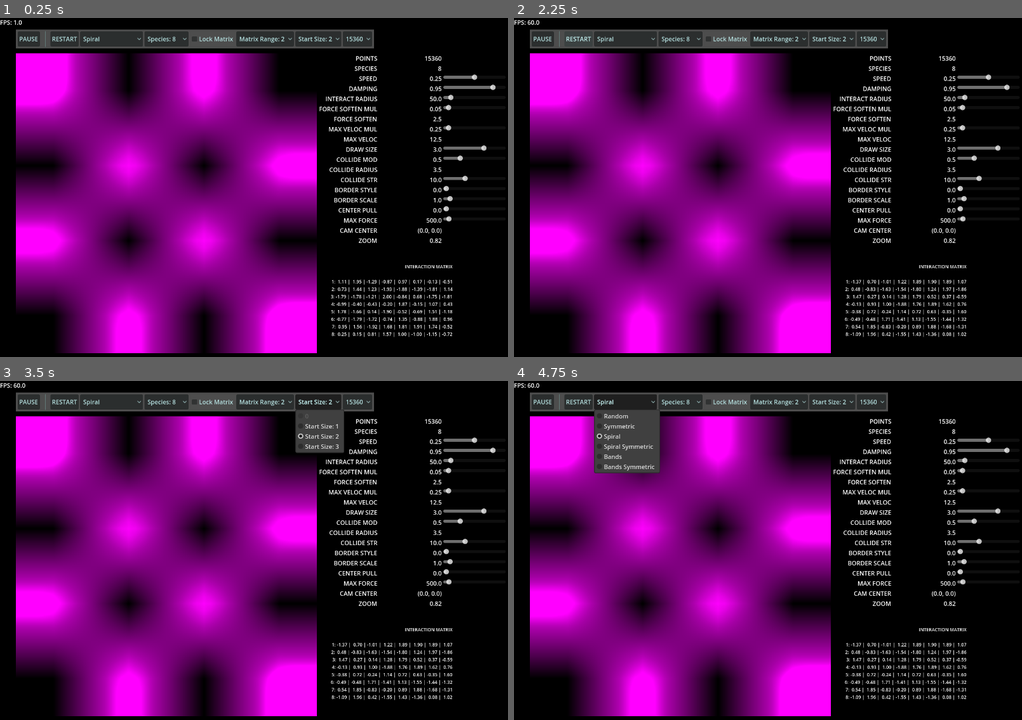
Above: before the commit, frames 1-4 (two rows, left to right).
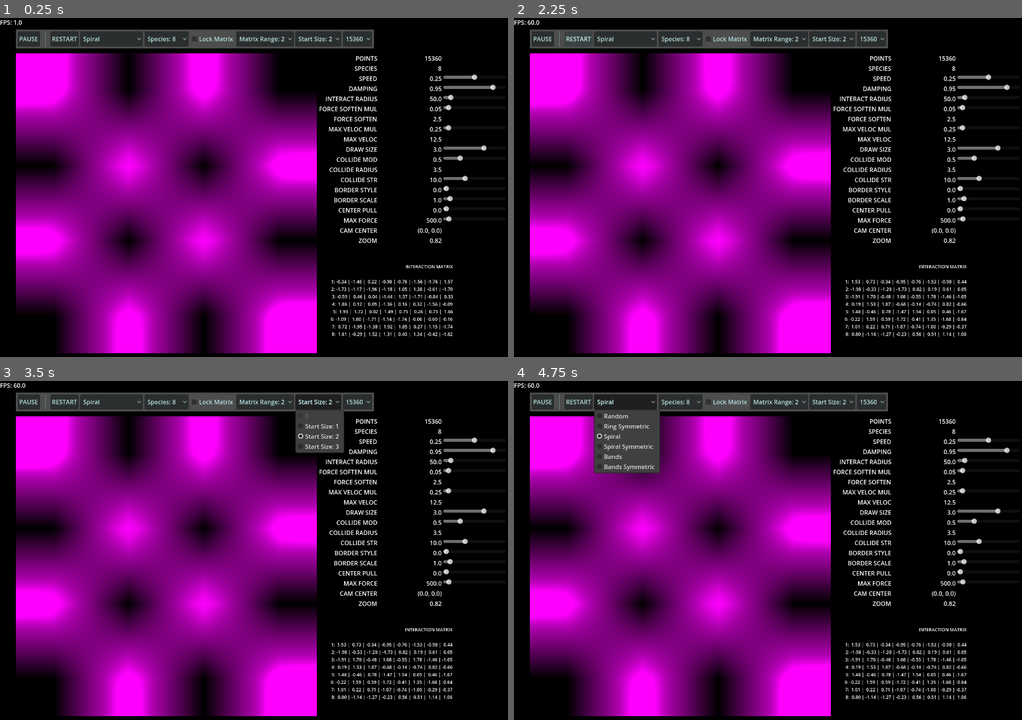
Above: after the commit, the same moments.

Repository: ThePathfindersCodex/Godot-Particle-Life-Compute-Shader
Game: Godot game, scene res://main.tscn
The game is run twice, just before and just after one commit, with the same random seed, the same clock (stepped at 60 frames per second) and the same inputs.
Inputs:
- Up to frame 1 (0.25 s): no input
- Up to frame 2 (2.25 s): click "RESTART" at 0.5 s; click "RESTART" at 1.25 s; click "RESTART" at 2 s
- Up to frame 3 (3.5 s): click "Start Size: 2" at 2.75 s
- Up to frame 4 (4.75 s): click "Start Size: 2" at 3.5 s; click "Spiral" at 4.25 s

The runs differ from the first frame. In frame 1, 1.1% of the frame differs, in the area x 65-90%, y 72-95%; in frame 2, 1.0%; in frame 3, 1.0%; in frame 4, 1.0%.
Error before the commit: Cannot call method 'storage_buffer_create' on a null value. (res://compute_particle_life.gd:211)
Error after the commit: Cannot call method 'storage_buffer_create' on a null value. (res://compute_particle_life.gd:121)

Commit message:
added startup manager

Diff:
--- a/compute_particle_life.gd
+++ b/compute_particle_life.gd
@@ -92,111 +92,21 @@
 	# Create playfield
 	var start_data : Dictionary = {}
 	match starting_method:
-		0: start_data = build_particles(pos_random, false)
-		1: start_data = build_particles(pos_ring, true)
+		0: start_data = StartupManager.build_particles(self, StartupManager.pos_random, false)
+		1: start_data = StartupManager.build_particles(self, StartupManager.pos_ring, true)
 		2:
-			setup_spiral_params()
-			start_data = build_particles(pos_spiral, false)
+			StartupManager.setup_spiral_params(self)
+			start_data = StartupManager.build_particles(self, StartupManager.pos_spiral, false)
 		3:
-			setup_spiral_params()
-			start_data = build_particles(pos_spiral, true)
-		4: start_data = build_particles(pos_columns, false)
-		5: start_data = build_particles(pos_columns, true)
-		_: start_data = build_particles(pos_random, false)
+			StartupManager.setup_spiral_params(self)
+			start_data = StartupManager.build_particles(self, StartupManager.pos_spiral, true)
+		4: start_data = StartupManager.build_particles(self, StartupManager.pos_columns, false)
+		5: start_data = StartupManager.build_particles(self, StartupManager.pos_columns, true)
+		_: start_data = StartupManager.build_particles(self, StartupManager.pos_random, false)
 	rebuild_buffers(start_data)
 
 	# Unlock Checkbox
 	%CheckBoxLockMatrix.disabled = false
-
-func build_particles(pos_func: Callable, use_symmetric_matrix: bool) -> Dictionary:
-	var pos := PackedVector2Array()
-	var vel := PackedVector2Array()
-	var species := PackedInt32Array()
-
-	for i in range(point_count):
-		var s = i % species_count
-		pos.append(pos_func.call(i, s))
-		vel.append(Vector2.ZERO)
-		species.append(s)
-
-	if (%CheckBoxLockMatrix.disabled || !%CheckBoxLockMatrix.button_pressed):
-		if use_symmetric_matrix:
-			interaction_matrix = generate_matrix_symmetric(species_count, rand_start_interaction_range)
-		else:
-			interaction_matrix = generate_matrix_random(species_count, rand_start_interaction_range)
-
-	return {
-		"pos": pos,
-		"vel": vel,
-		"species": species,
-		"interaction_matrix": interaction_matrix
-	}
-
-
-func generate_matrix_random(count: int, force_range: float) -> PackedFloat32Array:
-	var matrix := PackedFloat32Array()
-	for i in range(count * count):
-		matrix.append(randf_range(-force_range, force_range))
-	return matrix
-
-func generate_matrix_symmetric(count: int, force_range: float) -> PackedFloat32Array:
-	var tmp = []
-	for i in range(count):
-		tmp.append([])
-		for j in range(count):
-			if j < i:
-				tmp[i].append(tmp[j][i])
-			else:
-				tmp[i].append(randf_range(-force_range, force_range))
-	var matrix := PackedFloat32Array()
-	for i in range(count):
-		for j in range(count):
-			matrix.append(tmp[i][j])
-	return matrix
-
-func pos_random(_i:int, _s:int) -> Vector2:
-	var radius = (image_size * rand_start_radius_mul) * 0.5
-	return Vector2(randf_range(-radius, radius), randf_range(-radius, radius))
-
-func pos_ring(i:int, _s:int) -> Vector2:
-	var center = Vector2.ZERO
-	var radius = min(image_size, image_size) * rand_start_radius_mul * 0.5
-	var angle = (TAU / point_count) * i
-	return center + Vector2(cos(angle), sin(angle)) * radius
-
-func pos_spiral(i:int, _s:int) -> Vector2:
-	var arm_index = i % spiral_arms
-	var arm_angle = (TAU / spiral_arms) * arm_index
-	var t = float(i) / point_count
-	var radius = t * spiral_max_radius
-	var angle = spiral_turns * (radius / spiral_max_radius) * TAU + arm_angle + spiral_base_angle
-	angle += randf_range(-spiral_arm_spread, spiral_arm_spread)
-	radius += randf_range(-spiral_arm_spread * spiral_max_radius, spiral_arm_spread * spiral_max_radius)
-	return spiral_center + Vector2(cos(angle), sin(angle)) * radius
-
-# Spiral parameters if needed
-var spiral_center = Vector2.ZERO
-var spiral_max_radius = 0.0
-var spiral_arms = 4
-var spiral_turns = 3.0
-var spiral_arm_spread = 0.015
-var spiral_base_angle = 0.0
-func setup_spiral_params():
-	spiral_center = Vector2.ZERO
-	spiral_max_radius = min(image_size, image_size) * rand_start_radius_mul * 0.5
-	spiral_arms = 4
-	spiral_turns = 3.0
-	spiral_arm_spread = 0.015
-	spiral_base_angle = randf() * TAU  # only once per restart
-
-func pos_columns(_i:int, s:int) -> Vector2:
-	var band_width = image_size / float(species_count) * rand_start_radius_mul
-	var half_width = (band_width * species_count) * 0.5
-	var x_min = s * band_width
-	var x_max = (s + 1) * band_width
-	var x = randf_range(x_min, x_max) - half_width
-	var y = randf_range(0.0, image_size) - image_size * 0.5
-	return Vector2(x, y)
 
 func rebuild_buffers(data: Dictionary):
 	buffers.clear()
--- a/main.tscn
+++ b/main.tscn
@@ -75,7 +75,7 @@
 item_count = 6
 popup/item_0/text = "Random"
 popup/item_0/id = 0
-popup/item_1/text = "Symmetric"
+popup/item_1/text = "Ring Symmetric"
 popup/item_1/id = 1
 popup/item_2/text = "Spiral"
 popup/item_2/id = 2
--- a/project.godot
+++ b/project.godot
@@ -15,6 +15,10 @@
 config/features=PackedStringArray("4.4", "Forward Plus")
 config/icon="res://icon.svg"
 
+[autoload]
+
+StartupManager="*res://startup_manager.gd"
+
 [display]
 
 window/size/viewport_width=1350
--- /dev/null
+++ b/startup_manager.gd
@@ -0,0 +1,94 @@
+extends Node
+class_name ParticleBuilder
+
+# MAIN BUILD FUNCTION
+func build_particles(owner_node, pos_func: Callable, use_symmetric_matrix: bool) -> Dictionary:
+	var pos := PackedVector2Array()
+	var vel := PackedVector2Array()
+	var species := PackedInt32Array()
+
+	for i in range(owner_node.point_count):
+		var s = i % owner_node.species_count
+		pos.append(pos_func.call(owner_node, i, s))
+		vel.append(Vector2.ZERO)
+		species.append(s)
+
+	if (owner_node.get_node("%CheckBoxLockMatrix").disabled || !owner_node.get_node("%CheckBoxLockMatrix").button_pressed):
+		if use_symmetric_matrix:
+			owner_node.interaction_matrix = generate_matrix_symmetric(owner_node.species_count, owner_node.rand_start_interaction_range)
+		else:
+			owner_node.interaction_matrix = generate_matrix_random(owner_node.species_count, owner_node.rand_start_interaction_range)
+
+	return {
+		"pos": pos,
+		"vel": vel,
+		"species": species,
+		"interaction_matrix": owner_node.interaction_matrix
+	}
+
+# RANDOM OR SYMMETRICAL INTERACTION FORCES
+func generate_matrix_random(count: int, force_range: float) -> PackedFloat32Array:
+	var matrix := PackedFloat32Array()
+	for i in range(count * count):
+		matrix.append(randf_range(-force_range, force_range))
+	return matrix
+
+func generate_matrix_symmetric(count: int, force_range: float) -> PackedFloat32Array:
+	var tmp = []
+	for i in range(count):
+		tmp.append([])
+		for j in range(count):
+			if j < i:
+				tmp[i].append(tmp[j][i])
+			else:
+				tmp[i].append(randf_range(-force_range, force_range))
+	var matrix := PackedFloat32Array()
+	for i in range(count):
+		for j in range(count):
+			matrix.append(tmp[i][j])
+	return matrix
+
+# PARTICLE POSITIONS
+func pos_random(owner_node, _i:int, _s:int) -> Vector2:
+	var radius = (owner_node.image_size * owner_node.rand_start_radius_mul) * 0.5
+	return Vector2(randf_range(-radius, radius), randf_range(-radius, radius))
+
+func pos_ring(owner_node, i:int, _s:int) -> Vector2:
+	var center = Vector2.ZERO
+	var radius = min(owner_node.image_size, owner_node.image_size) * owner_node.rand_start_radius_mul * 0.25
+	var angle = (TAU / owner_node.point_count) * i
+	return center + Vector2(cos(angle), sin(angle)) * radius
+
+func pos_columns(owner_node, _i:int, s:int) -> Vector2:
+	var band_width = owner_node.image_size / float(owner_node.species_count) * owner_node.rand_start_radius_mul
+	var half_width = (band_width * owner_node.species_count) * 0.5
+	var x_min = s * band_width
+	var x_max = (s + 1) * band_width
+	var x = randf_range(x_min, x_max) - half_width
+	var y = randf_range(0.0, owner_node.image_size) - owner_node.image_size * 0.5
+	return Vector2(x, y)
+
+func pos_spiral(owner_node, i:int, _s:int) -> Vector2:
+	var arm_index = i % spiral_arms
+	var arm_angle = (TAU / spiral_arms) * arm_index
+	var t = float(i) / owner_node.point_count
+	var radius = t * spiral_max_radius
+	var angle = spiral_turns * (radius / spiral_max_radius) * TAU + arm_angle + spiral_base_angle
+	angle += randf_range(-spiral_arm_spread, spiral_arm_spread)
+	radius += randf_range(-spiral_arm_spread * spiral_max_radius, spiral_arm_spread * spiral_max_radius)
+	return spiral_center + Vector2(cos(angle), sin(angle)) * radius
+
+# Spiral parameters when needed
+var spiral_center = Vector2.ZERO
+var spiral_max_radius = 0.0
+var spiral_arms = 4
+var spiral_turns = 3.0
+var spiral_arm_spread = 0.015
+var spiral_base_angle = 0.0
+func setup_spiral_params(owner_node):
+	spiral_center = Vector2.ZERO
+	spiral_max_radius = min(owner_node.image_size, owner_node.image_size) * owner_node.rand_start_radius_mul * 0.5
+	spiral_arms = 4
+	spiral_turns = 3.0
+	spiral_arm_spread = 0.015
+	spiral_base_angle = randf() * TAU  # only once per restart
Not shown, added: startup_manager.gd.uid
